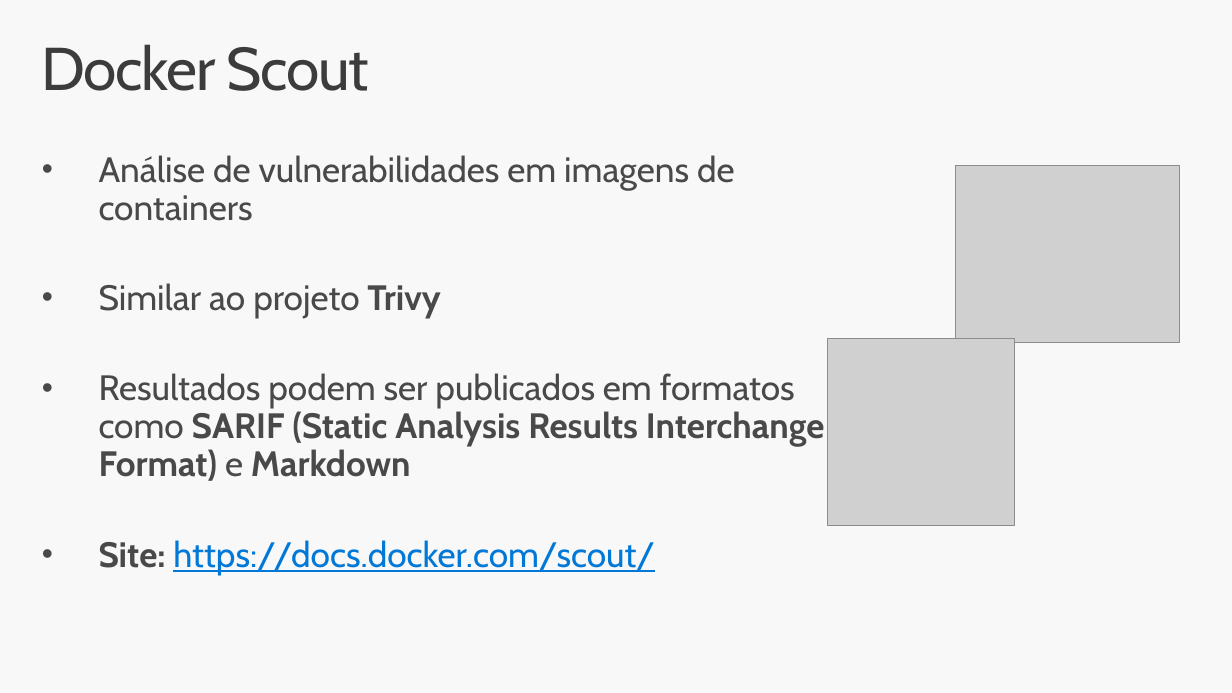
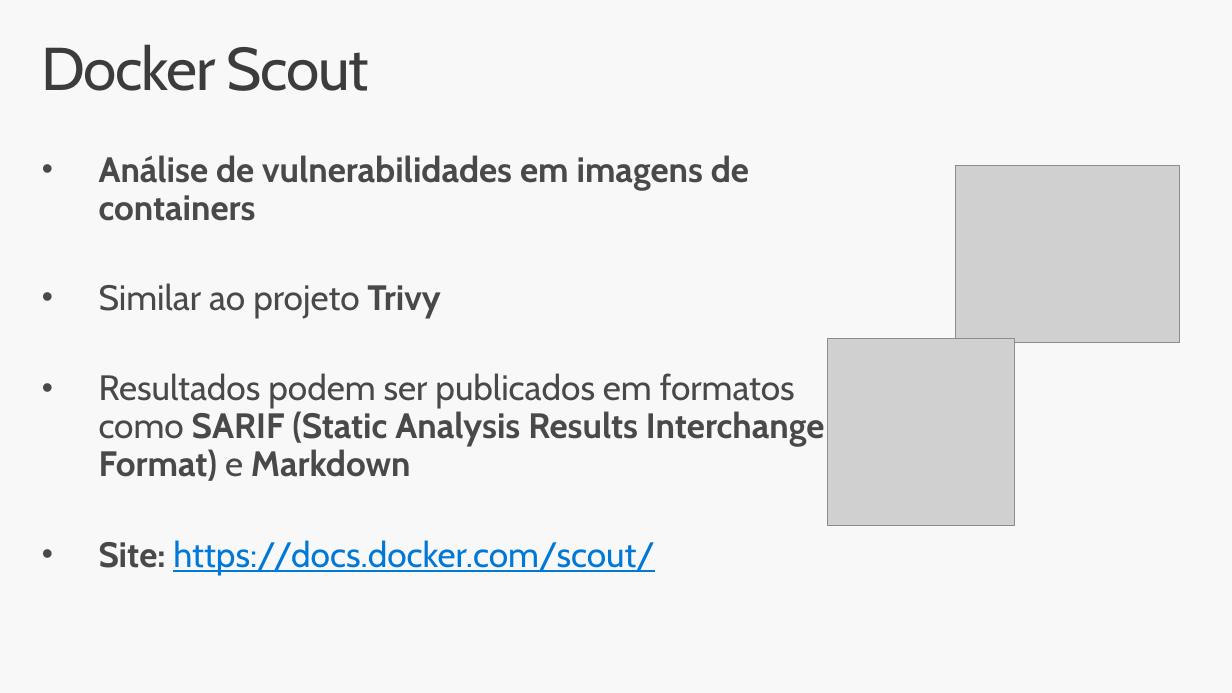
Before and after one commit to renatogroffe/Docker-Kubernetes_DevOpsExperience-2024-11, a slide deck: slide 10 of slides/Docker Kubernetes Novembro-2024.pptx (slide 16 before the commit). Drawn at 1232x693 pixels with LibreOffice and Linux fonts; fonts in the diff are those of the drawing; grey boxes stand for pictures. Boxes give left, top, right and bottom in pixels: in the first picture for what was removed or moved away, otherwise in the second. Text is boxed around its words. In the diff, an @@ line names an element or a change of style, - is before the commit and + after.

Commit message:
Ajustes slides

```diff
--- a/slides/Docker Kubernetes Novembro-2024.pptx
+++ b/slides/Docker Kubernetes Novembro-2024.pptx
@@ text at [99,155,749,221]: bold on in "Análise de vulnerabilidades em imagens de containers" @@
```
